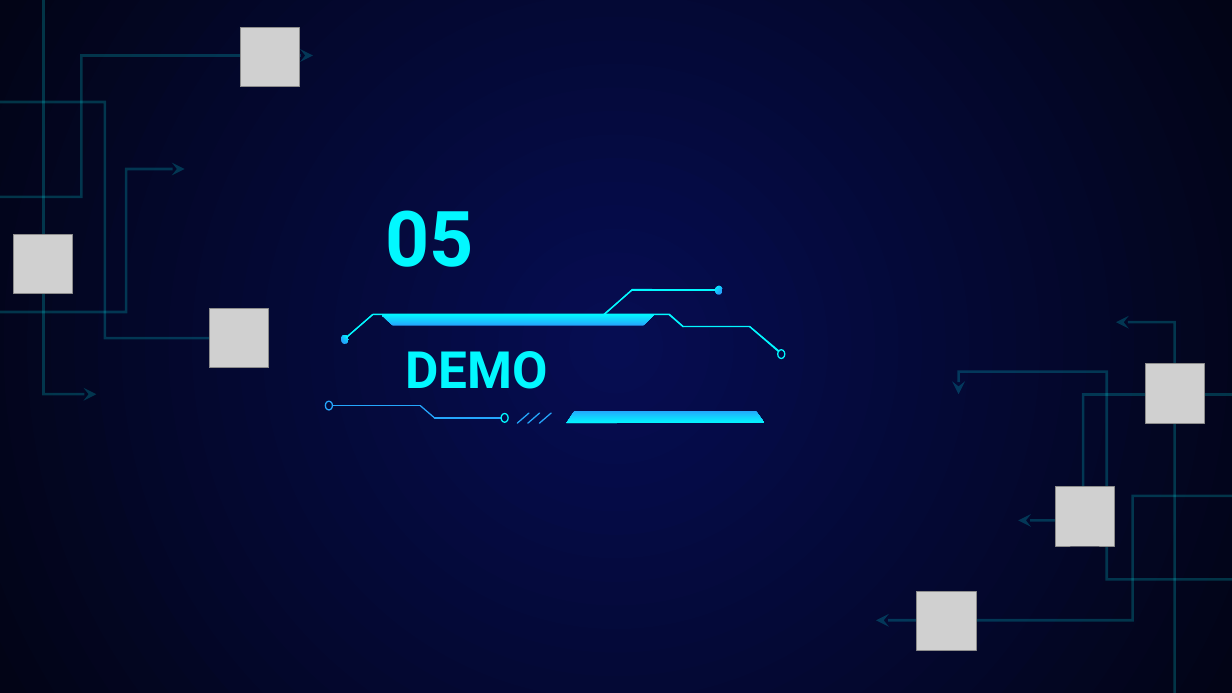
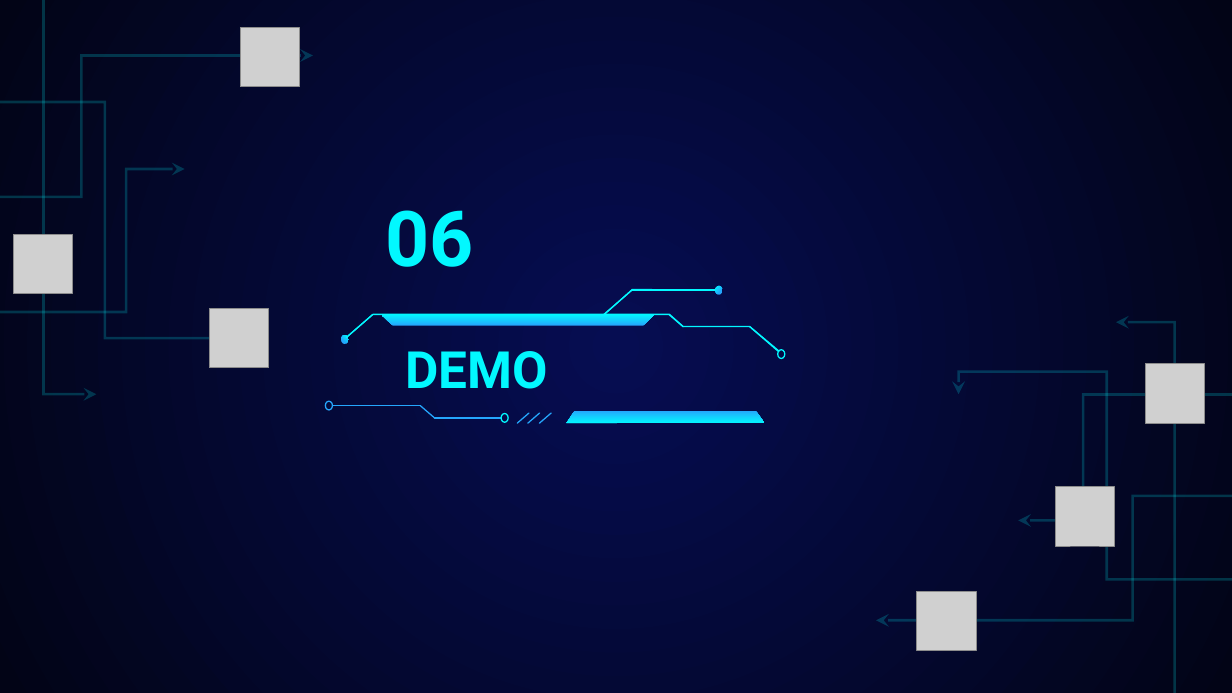
Before and after one commit to duongtrucmai/My-Thesis-about-Blockchain, a slide deck: slide 19 of Report/B2004790-Dương Trúc Mai-XÂY DỰNG HỆ THỐNG CHỨNG THỰC BẰNG CẤP CỦA TRƯỜNG ĐẠI HỌC SỬ DỤNG CÔNG NGHỆ BLOCKCHAIN VÀ NỀN TẢNG ETHEREUM.pptx. Drawn at 1232x693 pixels with LibreOffice and Linux fonts; fonts in the diff are those of the drawing; grey boxes stand for pictures. Boxes give left, top, right and bottom in pixels: in the first picture for what was removed or moved away, otherwise in the second. Text is boxed around its words. In the diff, an @@ line names an element or a change of style, - is before the commit and + after.

```diff
--- a/Report/B2004790-Dương Trúc Mai-XÂY DỰNG HỆ THỐNG CHỨNG THỰC BẰNG CẤP CỦA TRƯỜNG ĐẠI HỌC SỬ DỤNG CÔNG NGHỆ BLOCKCHAIN VÀ NỀN TẢNG ETHEREUM.pptx
+++ b/Report/B2004790-Dương Trúc Mai-XÂY DỰNG HỆ THỐNG CHỨNG THỰC BẰNG CẤP CỦA TRƯỜNG ĐẠI HỌC SỬ DỤNG CÔNG NGHỆ BLOCKCHAIN VÀ NỀN TẢNG ETHEREUM.pptx
@@ text at (386,210,474,267): text changed @@
-05
+06
```
Also in this commit, not shown: 5 other slides changed.
